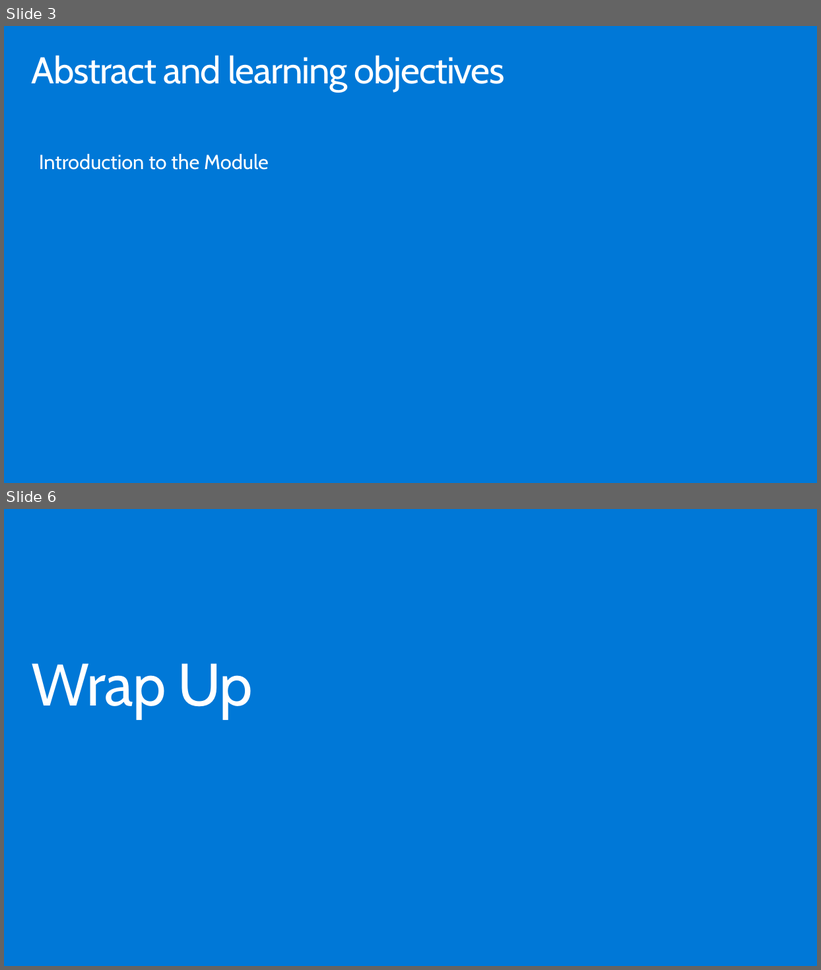
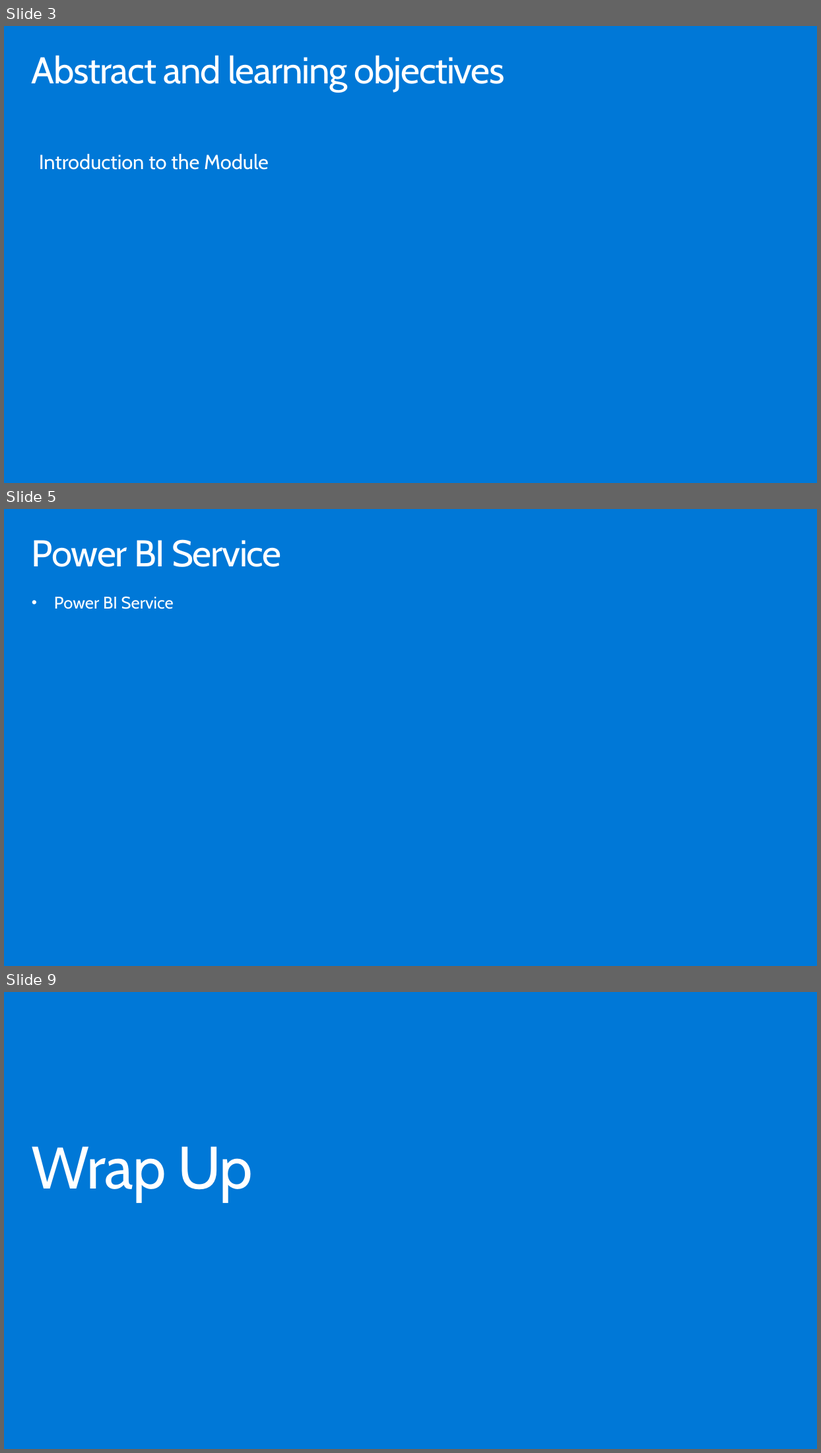
Before and after one commit to hnc198/AzurePowerBI, a slide deck: 4. Hands-on Modules/Power BI Service/1. Introduction to Power BI Service.pptx. Shown one above the other, each under a label of ours: slides 3 and 6 before the commit, slides 3, 5 and 9 after it; the slides between them are not shown. The pictures are 821x970 and 821x1453 pixels, drawn with LibreOffice and Linux fonts; fonts in the diff are those of the drawing. Boxes give left, top, right and bottom in pixels: in the first picture for what was removed or moved away, otherwise in the second. Text is boxed around its words. In the diff, an @@ line names an element or a change of style, - is before the commit and + after.

```diff
--- a/4. Hands-on Modules/Power BI Service/1. Introduction to Power BI Service.pptx
+++ b/4. Hands-on Modules/Power BI Service/1. Introduction to Power BI Service.pptx
@@ slide 5 added at (x1=4, y1=509, x2=817, y2=966), background #0078D7 @@
@@ title added at (x1=32, y1=539, x2=281, y2=567), 44 pt, text #FFFFFF @@
+Power BI Service
@@ text added at (x1=54, y1=596, x2=174, y2=609), 20 pt, text #FFFFFF @@
+• Power BI Service
@@ what was slide 6 is now slide 9 @@
```
Also in this commit, not shown: 1 slide changed, 3 other slides added, 1 slide removed, 10 other files.
